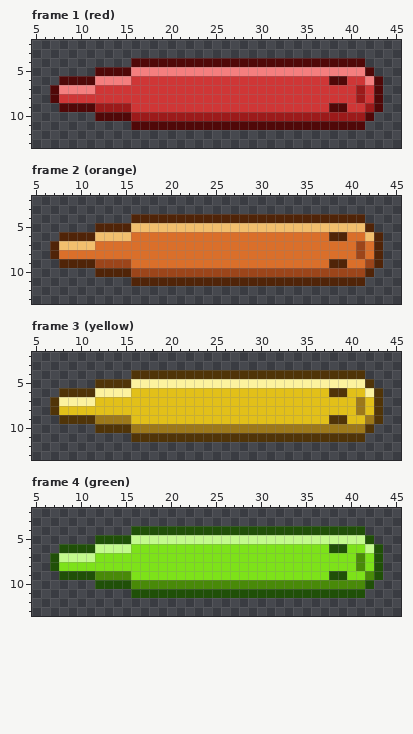
Pixel-art file -- Frontend/retro-game/src/assets/images/SnakeFull.aseprite. The picture above was drawn from the file before the commit.
48x16 pixels, 8 frames. Shown: frame 1 (red): x 5..45, y 2..13; frame 2 (orange): x 5..45, y 2..13; frame 3 (yellow): x 5..45, y 2..13; frame 4 (green): x 5..45, y 2..13. The commit also changed other frames, which this record leaves out.
And afterwards:
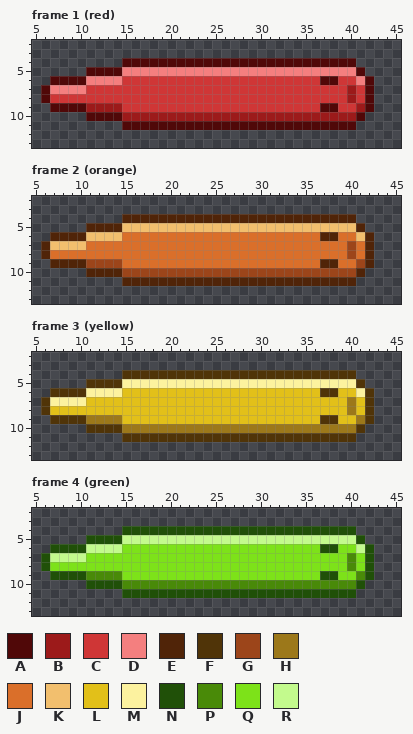
Palette (. is transparent): A #500808  B #9c1a1a  C #cf3636  D #f47f7f  E #502408  F #503408  G #9c451a  H #9c781a  J #da6f2a  K #f2bf6e  L #e2c019  M #fcf29f  N #205008  P #498a08  Q #7de219  R #c3fa8d
Diff:
Frame 1 (red):
y 4: x 15 . -> A; x 41 A -> .
y 5: x 11 . -> A; x 15 A -> D; x 41..42 DA -> A.
y 6: x 7 . -> A; x 11 A -> D; x 15 D -> C; x 37 C -> A; x 39 A -> C; x 41..43 CDA -> DA.
y 7: x 6..7 .A -> AD; x 11 D -> C; x 40..43 CBCA -> BCA.
y 8: x 6..7 .A -> AC; x 40..43 CBCA -> BCA.
y 9: x 7 . -> A; x 11 A -> B; x 15 B -> C; x 37 C -> A; x 39 A -> C; x 41..43 CBA -> BA.
y 10: x 11 . -> A; x 15 A -> B; x 41..42 BA -> A.
y 11: x 15 . -> A; x 41 A -> .
Frame 2 (orange):
y 4: x 15 . -> E; x 41 E -> .
y 5: x 11 . -> E; x 15 E -> K; x 41..42 KE -> E.
y 6: x 7 . -> E; x 11 E -> K; x 15 K -> J; x 37 J -> E; x 39 E -> J; x 41..43 JKE -> KE.
y 7: x 6..7 .E -> EK; x 11 K -> J; x 40..43 JGJE -> GJE.
y 8: x 6..7 .E -> EJ; x 40..43 JGJE -> GJE.
y 9: x 7 . -> E; x 11 E -> G; x 15 G -> J; x 37 J -> E; x 39 E -> J; x 41..43 JGE -> GE.
y 10: x 11 . -> E; x 15 E -> G; x 41..42 GE -> E.
y 11: x 15 . -> E; x 41 E -> .
Frame 3 (yellow):
y 4: x 15 . -> F; x 41 F -> .
y 5: x 11 . -> F; x 15 F -> M; x 41..42 MF -> F.
y 6: x 7 . -> F; x 11 F -> M; x 15 M -> L; x 37 L -> F; x 39 F -> L; x 41..43 LMF -> MF.
y 7: x 6..7 .F -> FM; x 11 M -> L; x 40..43 LHLF -> HLF.
y 8: x 6..7 .F -> FL; x 40..43 LHLF -> HLF.
y 9: x 7 . -> F; x 11 F -> H; x 15 H -> L; x 37 L -> F; x 39 F -> L; x 41..43 LHF -> HF.
y 10: x 11 . -> F; x 15 F -> H; x 41..42 HF -> F.
y 11: x 15 . -> F; x 41 F -> .
Frame 4 (green):
y 4: x 15 . -> N; x 41 N -> .
y 5: x 11 . -> N; x 15 N -> R; x 41..42 RN -> N.
y 6: x 7 . -> N; x 11 N -> R; x 15 R -> Q; x 37 Q -> N; x 39 N -> Q; x 41..43 QRN -> RN.
y 7: x 6..7 .N -> NR; x 11 R -> Q; x 40..43 QPQN -> PQN.
y 8: x 6..7 .N -> NQ; x 40..43 QPQN -> PQN.
y 9: x 7 . -> N; x 11 N -> P; x 15 P -> Q; x 37 Q -> N; x 39 N -> Q; x 41..43 QPN -> PN.
y 10: x 11 . -> N; x 15 N -> P; x 41..42 PN -> N.
y 11: x 15 . -> N; x 41 N -> .
